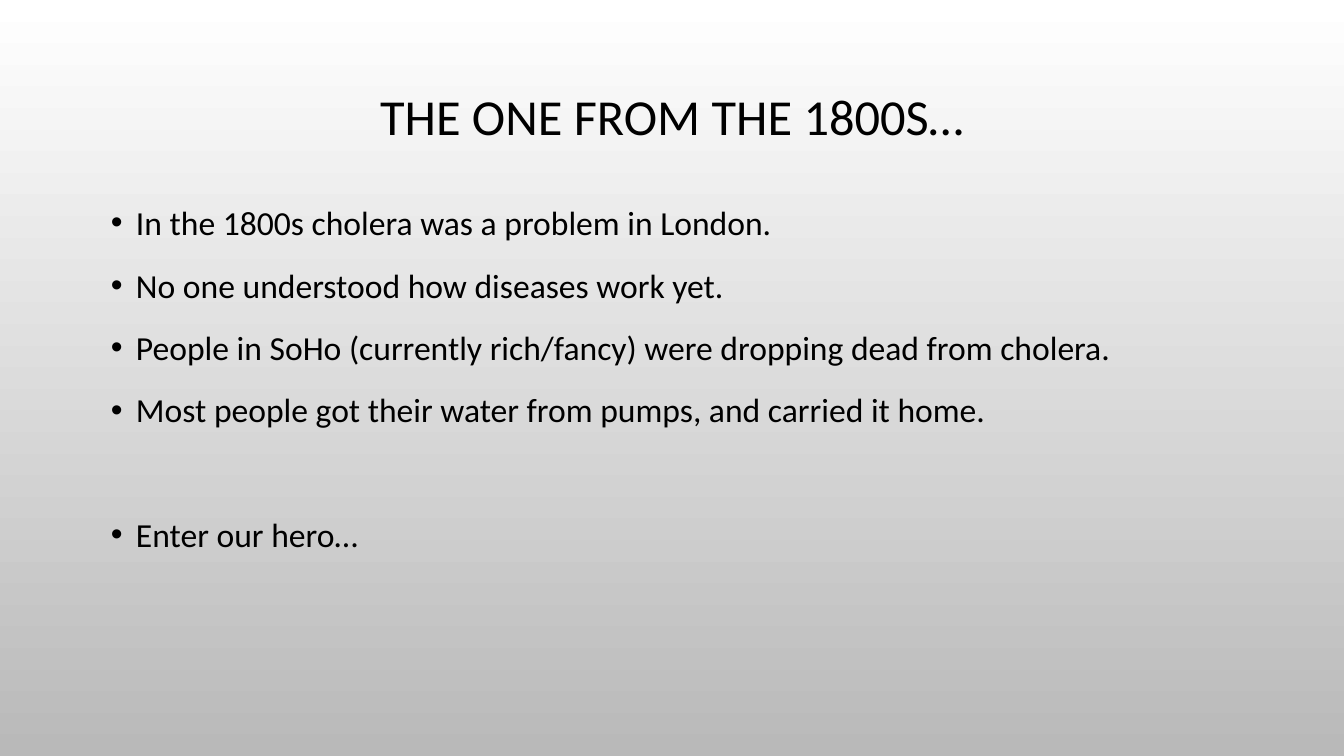
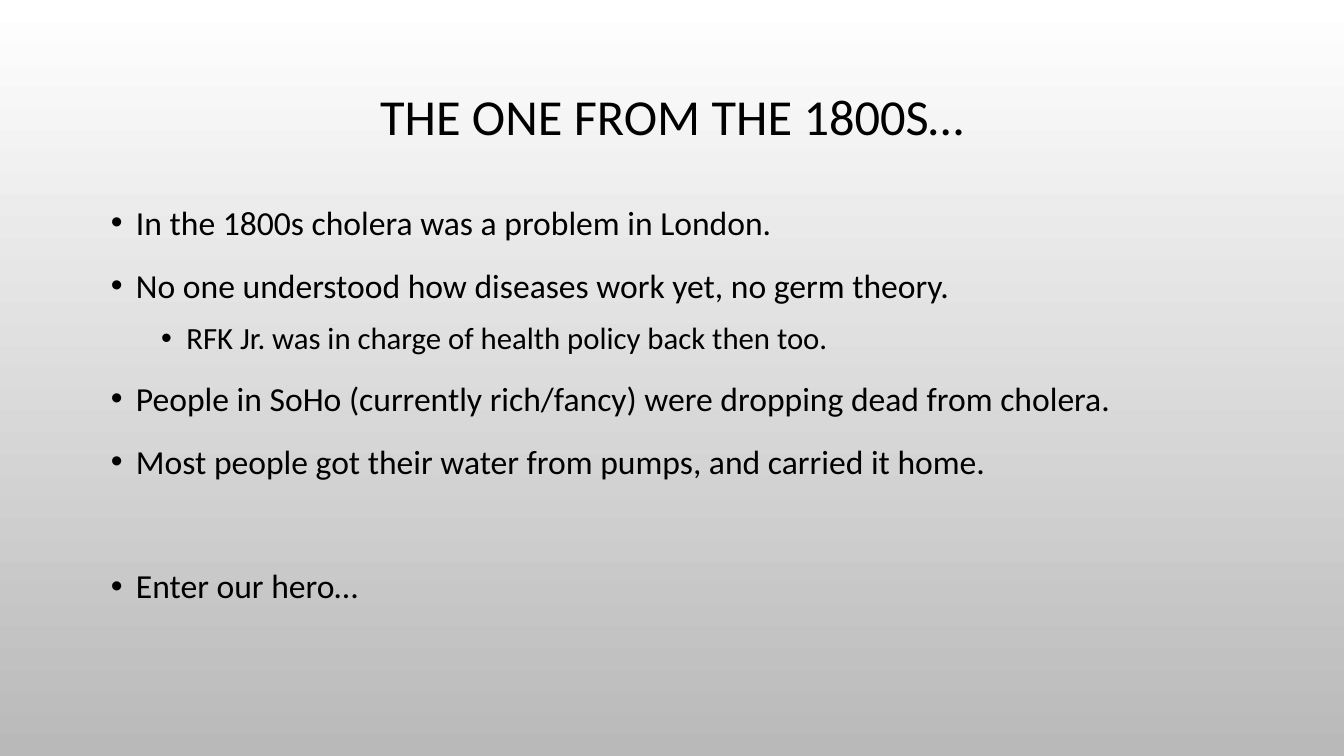
Before and after one commit to AkeemSemper/ml_datasets, a slide deck: slide 43 of slides/Visualization.pptx (slide 42 before the commit). Drawn at 1344x756 pixels with LibreOffice and Linux fonts; fonts in the diff are those of the drawing; background and template pictures are left out. Boxes give left, top, right and bottom in pixels: in the first picture for what was removed or moved away, otherwise in the second. Text is boxed around its words. In the diff, an @@ line names an element or a change of style, - is before the commit and + after.

```diff
--- a/slides/Visualization.pptx
+++ b/slides/Visualization.pptx
@@ text at <box>136,274,949,355</box>: text changed @@
-• No one understood how diseases work yet.
+• No one understood how diseases work yet, no germ theory.
+  • RFK Jr. was in charge of health policy back then too.
```
Also in this commit, not shown: 2 other slides changed, 3 slides added, 2 slides removed, 2 other files.
